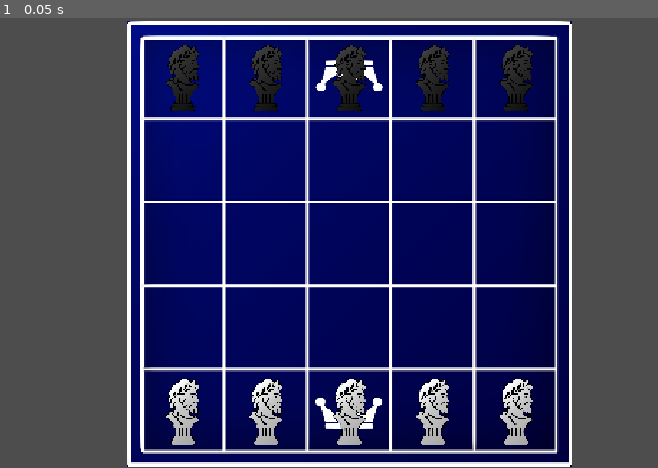
Above: before the commit, frame 1.
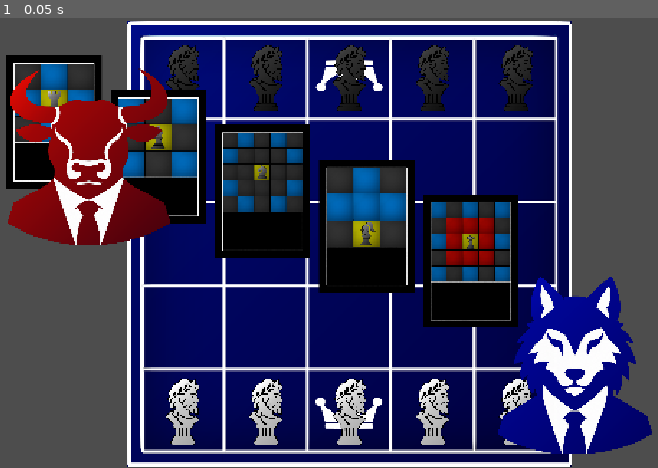
Above: after the commit, the same moment.

Repository: ryanh6/cardChess
Game: Godot game, scene res://scenes/main.tscn
The game is run twice, just before and just after one commit, with the same random seed, the same clock (stepped at 60 frames per second) and the same inputs. The project has no main scene, so this scene is started directly.
Inputs:
- Up to frame 1 (0.05 s): no input

The runs differ from the first frame. In frame 1, 30% of the frame differs, in the area x 0-100%, y 8-97%.

Commit message:
Verified assets were working
wrote dirty code just to load assets on the screen

Diff:
--- a/scenes/gameBoard.gd
+++ b/scenes/gameBoard.gd
@@ -2,9 +2,20 @@
 
 const BOARDSIZE = 5
 const GAMEPIECE = preload("res://scenes/gamePiece.tscn")
+const BASECARD = preload("res://scenes/moveCard.tscn")
+const PLAYER = preload("res://scenes/player.tscn")
 
 const BLACKPIECE = preload("res://assets/blackPiece.png")
 const WHITEPIECE = preload("res://assets/whitePiece.png")
+
+const ROOKCARD = preload("res://assets/rookCard.png")
+const BISHOPCARD = preload("res://assets/bishopCard.png")
+const KNIGHTCARD = preload("res://assets/knightCard.png")
+const ATTACKERCARD = preload("res://assets/attackerCard.png")
+const JUMPERCARD = preload("res://assets/jumperCard.png")
+
+const OXPLAYERICON = preload("res://assets/oxPlayer.png")
+const WOLFPLAYERICON = preload("res://assets/wolfPlayer.png")
 
 var board: Array
 
@@ -32,3 +43,32 @@
 					piece.texture = BLACKPIECE
 				else:
 					piece.texture = WHITEPIECE
+
+	for i in range(5):
+		var card = BASECARD.instantiate()
+		add_child(card)
+		card.scale = Vector2(0.3, 0.3)
+		card.global_position = Vector2i(i * 150 + 150, i * 50 + 150)
+
+		if (i == 0):
+			card.texture = ROOKCARD
+		elif (i == 1):
+			card.texture = BISHOPCARD
+		elif (i == 2):
+			card.texture = KNIGHTCARD
+		elif (i == 3):
+			card.texture = ATTACKERCARD
+		else:
+			card.texture = JUMPERCARD
+
+	var player1 = PLAYER.instantiate()
+	add_child(player1)
+	player1.scale = Vector2(0.4, 0.4)
+	player1.global_position = Vector2(200, 200)
+	player1.texture = OXPLAYERICON
+
+	var player2 = PLAYER.instantiate()
+	add_child(player2)
+	player2.scale = Vector2(0.4, 0.4)
+	player2.global_position = Vector2(900, 500)
+	player2.texture = WOLFPLAYERICON
--- /dev/null
+++ b/scenes/player.tscn
@@ -0,0 +1,3 @@
+[gd_scene format=3 uid="uid://dvdml8kovmm3e"]
+
+[node name="Sprite2D" type="Sprite2D" unique_id=808091634]
